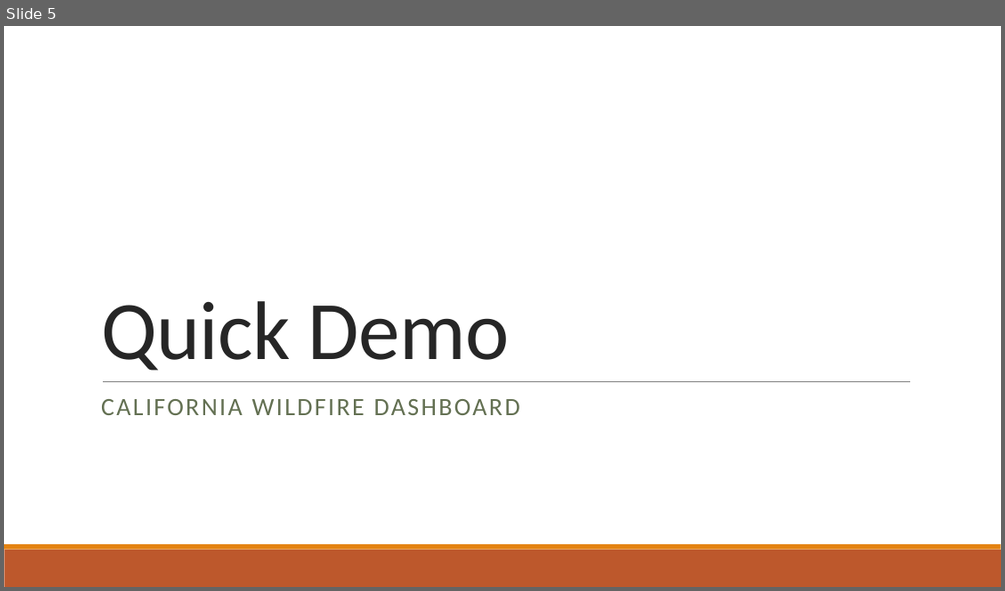
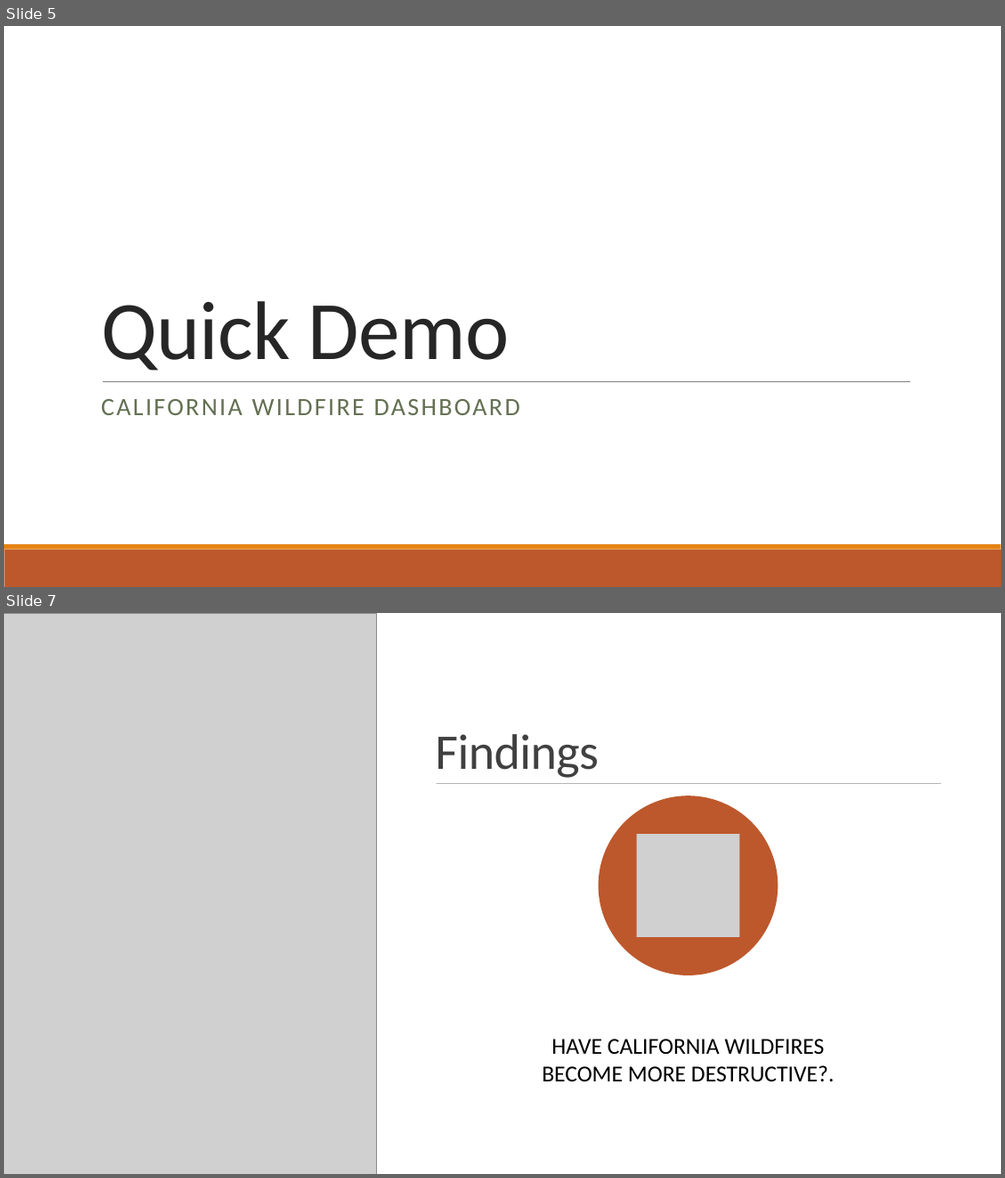
Before and after one commit to MThorpester/California-Wildfires, a slide deck: Margaret/Project Docs/CA Wildfire Dashboard Pres.pptx. Shown one above the other, each under a label of ours: slide 5 before the commit, slides 5 and 7 after it; the slides between them are not shown. The pictures are 1005x591 and 1005x1178 pixels, drawn with LibreOffice and Linux fonts; fonts in the diff are those of the drawing; grey boxes stand for pictures. Boxes give left, top, right and bottom in pixels: in the first picture for what was removed or moved away, otherwise in the second. Text is boxed around its words. In the diff, an @@ line names an element or a change of style, - is before the commit and + after.

```diff
--- a/Margaret/Project Docs/CA Wildfire Dashboard Pres.pptx
+++ b/Margaret/Project Docs/CA Wildfire Dashboard Pres.pptx
@@ slide 7 added at [4, 613, 1001, 1174], background #FFFFFF; not listed: 2 template elements that a slide beside it also shows @@
@@ rectangle added at [4, 613, 1001, 1174], fill #FFFFFF @@
@@ rectangle added at [4, 613, 1001, 1131], fill #FFFFFF @@
@@ picture added at [4, 613, 376, 1174] @@
@@ title added at [435, 734, 599, 778], 48 pt, text #404040 @@
+Findings
@@ line added from (437, 784) to (941, 784), #808080 0.5 pt @@
@@ ellipse added at [599, 795, 778, 975], fill #BD582C @@
@@ picture added at [637, 834, 740, 937] @@
@@ text added at [542, 1038, 834, 1081], 22 pt, text #000000 @@
+HAVE CALIFORNIA WILDFIRES BECOME MORE DESTRUCTIVE?.
```
Also in this commit, not shown: 3 slides changed, 4 other slides added, 1 slide removed, 4 other files.
